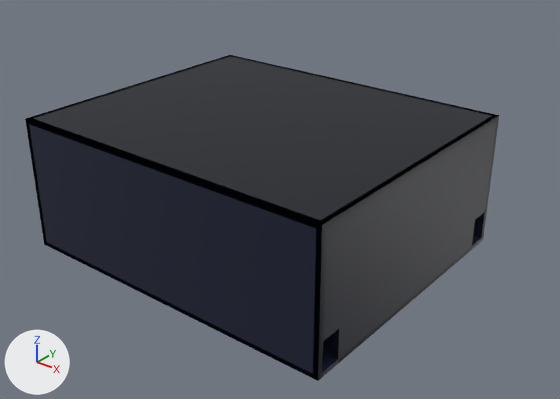
The glTF model www/bake/hallCurve.glb: old version first, new version second.
Both versions are drawn from a 50 mm lens placed at (18.0, 18.3, 33.6), pointed at (-17.7, 62.9, 6.0). Lighting does not change. The marker at lower left points along +X, +Y and +Z. The first picture is the older version. Vertices at exactly the same position are counted once.

The first picture shows 'hallCurve'.
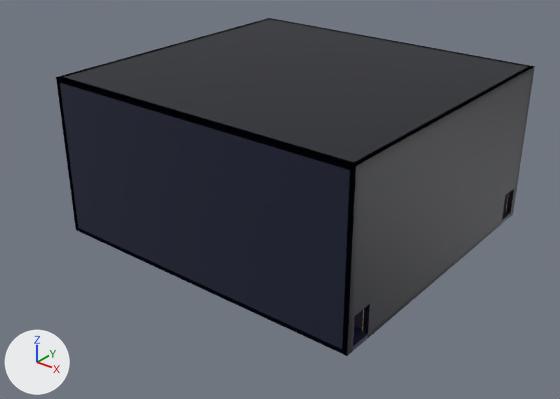
Pixel boxes [x1, y1, x2, y2] of what changed, in the pictures (560 x 399 px):
'hallCurve', reshaped
    before: [25, 55, 499, 381]
    after: [56, 18, 535, 356]

The change in detail:
me_hallcurve is used by ob_hallcurve; location (0.0, 0.0, 0.0).
me_hallcurve had 2708 vertices, 4725 faces and spanned x -32.0..-4.2, y 49.8..73.0, z 2.5..13.4.
me_hallcurve now has 2994 vertices, 5141 faces and spans x -32.4..-4.2, y 53.0..79.0, z 2.5..15.9.
me_hallcurve part 1: the loose piece of 72 vertices spanning x -32.0..-4.2, y 49.8..73.0, z 2.5..13.4 is rebuilt with 170 vertices and now spans x -32.0..-4.2, y 53.0..79.0, z 2.5..15.9.
Other edits to the shape of me_hallcurve do not show in these pictures.
